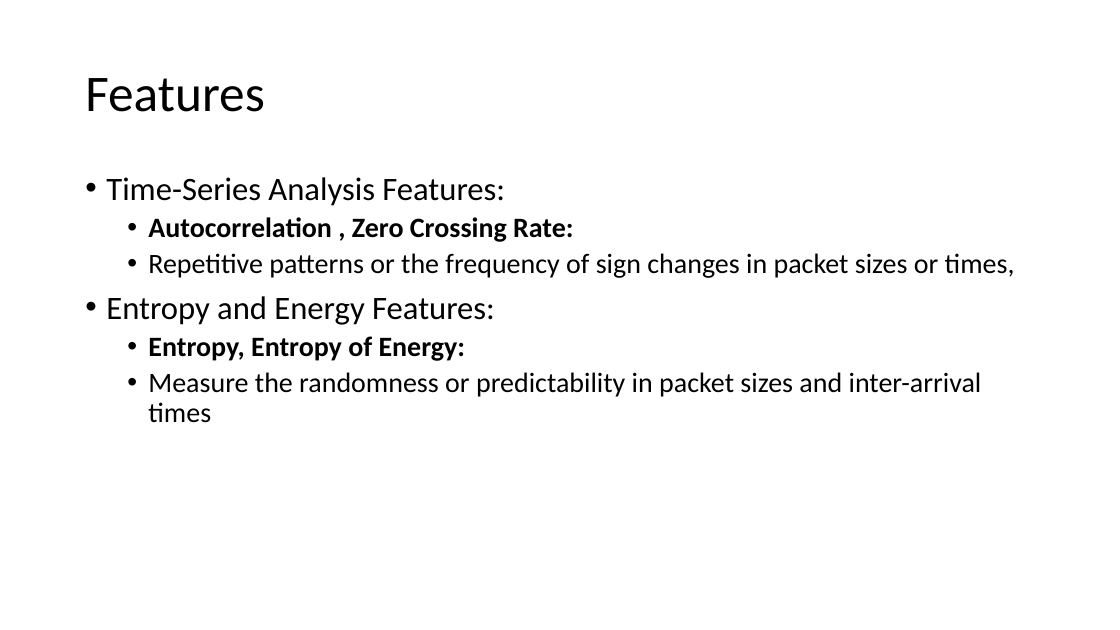
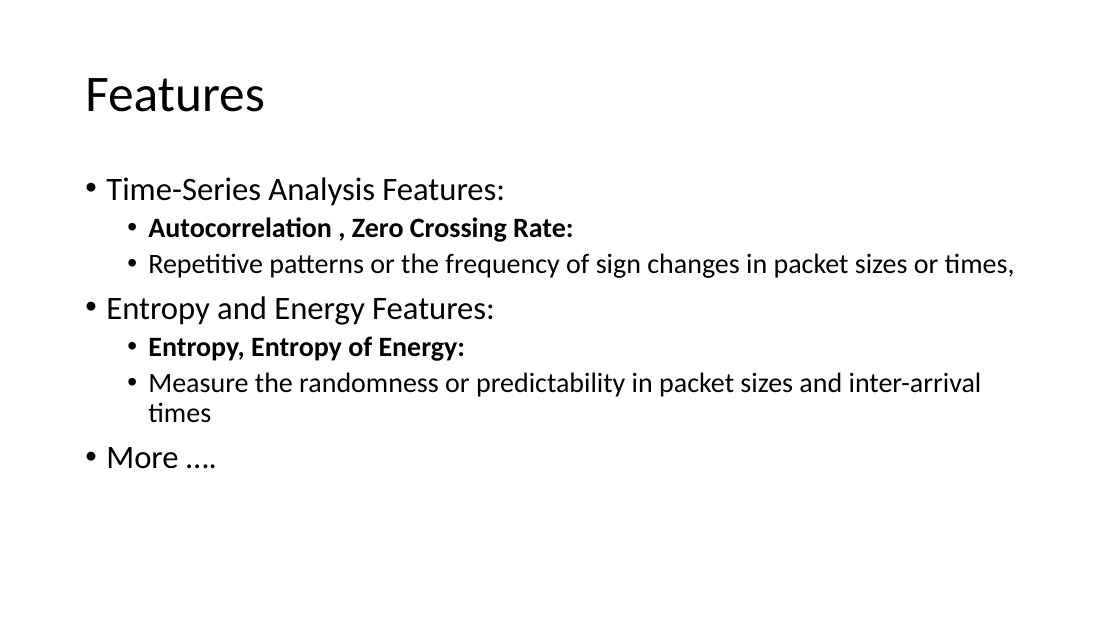
Before and after one commit to GXG-CS/voice_attack, a slide deck: slide 72 of note/Presentation1.pptx. Drawn at 1120x630 pixels with LibreOffice and Linux fonts; fonts in the diff are those of the drawing. Boxes give left, top, right and bottom in pixels: in the first picture for what was removed or moved away, otherwise in the second. Text is boxed around its words. In the diff, an @@ line names an element or a change of style, - is before the commit and + after.

```diff
--- a/note/Presentation1.pptx
+++ b/note/Presentation1.pptx
@@ text at (106,447,178,469): paragraph added @@
+• More ….
```
Also in this commit, not shown: 2 other slides changed, 2 slides added, 6 other files.
